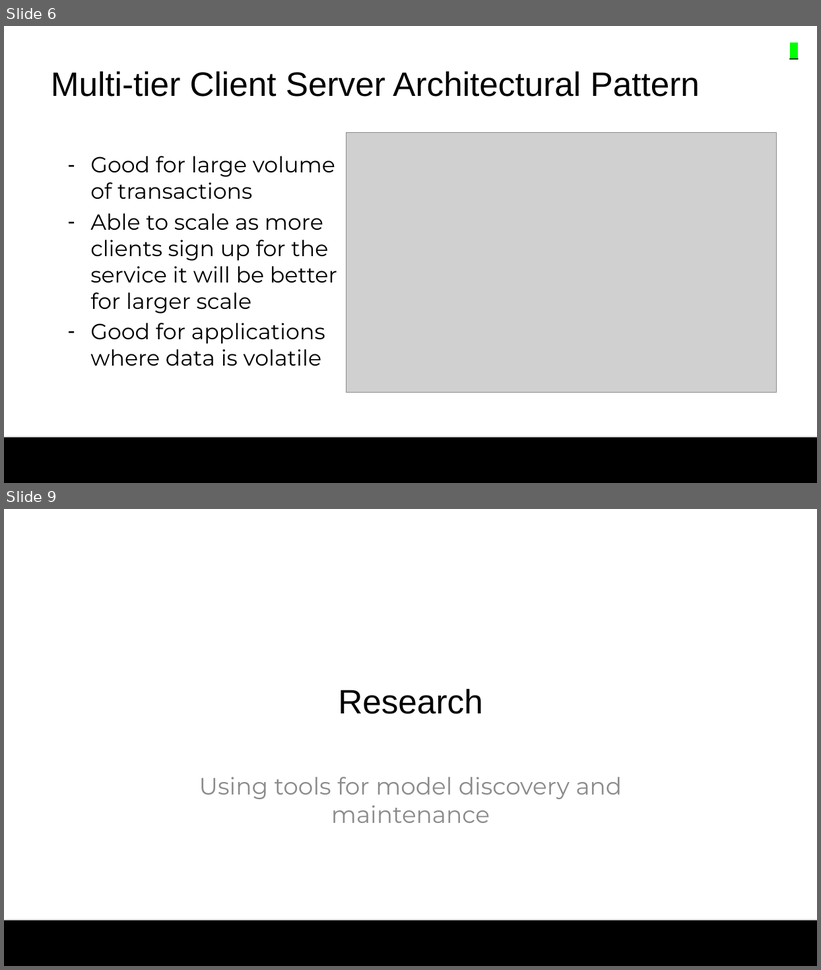
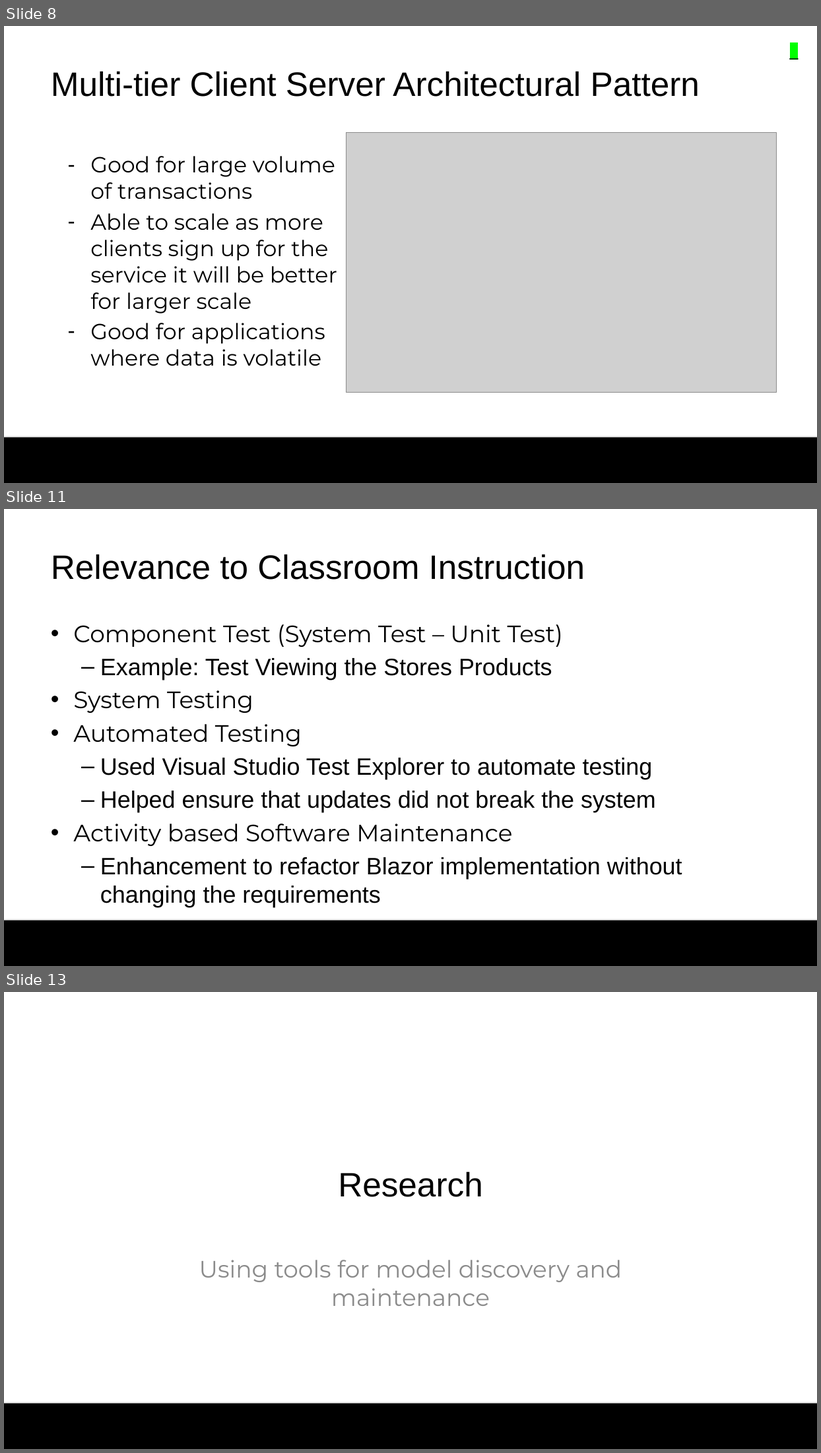
Before and after one commit to colby13king/cs5320-code, a slide deck: LicenseAssetManager/docs/Maintenance/MaintenancePresentation.pptx. Shown one above the other, each under a label of ours: slides 6 and 9 before the commit, slides 8, 11 and 13 after it; the slides between them are not shown. The pictures are 821x970 and 821x1453 pixels, drawn with LibreOffice and Linux fonts; fonts in the diff are those of the drawing; grey boxes stand for pictures; background and template pictures are left out. Boxes give left, top, right and bottom in pixels: in the first picture for what was removed or moved away, otherwise in the second. Text is boxed around its words. In the diff, an @@ line names an element or a change of style, - is before the commit and + after.

Commit message:
Updated SW Maintenance Presentation
Updated final presentation

```diff
--- a/LicenseAssetManager/docs/Maintenance/MaintenancePresentation.pptx
+++ b/LicenseAssetManager/docs/Maintenance/MaintenancePresentation.pptx
@@ slide 11 added at (x1=4, y1=509, x2=817, y2=966), background #FFFFFF; not listed: 1 template element that a slide beside it also shows @@
@@ title added at (x1=51, y1=554, x2=585, y2=580), 40 pt, text #000000 @@
+Relevance to Classroom Instruction
@@ text added at (x1=73, y1=625, x2=682, y2=908), 28 pt, text #000000 @@
+• Component Test (System Test – Unit Test)
+  – Example: Test Viewing the Stores Products
+• System Testing
+• Automated Testing
+  – Used Visual Studio Test Explorer to automate testing
+  – Helped ensure that updates did not break the system
+• Activity based Software Maintenance
+  – Enhancement to refactor Blazor implementation without changing the requirements
@@ what was slide 6 is now slide 8 @@
@@ what was slide 9 is now slide 13 @@
```
Also in this commit, not shown: 7 slides changed, 10 other slides added, 5 slides removed, 1 other file.
